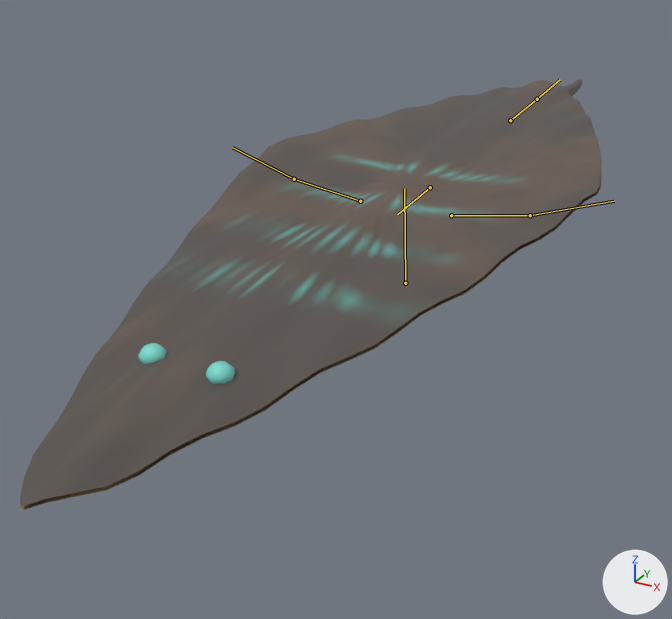
Two versions of the glTF model assets/creatures/fen_leech/fen_leech.glb, one commit apart.
Before and after are seen from a camera (50 mm lens) standing at (0.89, -1.92, 0.82) and looking at (-0.16, -0.03, -0.13). Arrows for +X, +Y and +Z are at lower right; the lights stay in place. The first picture is the older version. Both versions are drawn at frame 2 of the action 'hit_b'; the numbers are the values there. The bones that change, and the others that lie on the model, are drawn over the model as lines.

Objects in the first picture: 'fen_leech'.
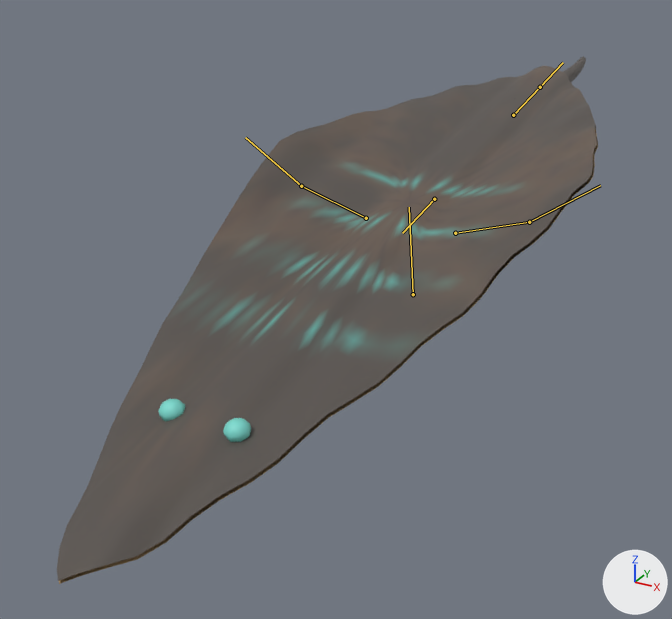
Diff of the bpy script that builds the scene:
```diff
--- a/assets/creatures/fen_leech/fen_leech.glb.py
+++ b/assets/creatures/fen_leech/fen_leech.glb.py
@@ bone_root @@
 bone_root = bpy.data.objects['Armature'].pose.bones['root']
-bone_root.location = (0.0, -0.052, -0.052)
-bone_root.rotation_quaternion = (0.999, 0.045, 0.0, 0.0)  # degrees (5, 0, 0)
+bone_root.location = (0.0, -0.102, -0.102)
+bone_root.rotation_quaternion = (0.996, 0.089, 0.0, 0.0)  # degrees (10, 0, 0)
@@ bone_wing_l0 @@
 bone_wing_l0 = bpy.data.objects['Armature'].pose.bones['wing_l0']  # child of 'body'
-bone_wing_l0.rotation_quaternion = (0.996, 0.082, 0.0, 0.0)  # degrees (9, 0, 0)
+bone_wing_l0.rotation_quaternion = (0.987, 0.159, 0.0, 0.0)  # degrees (18, 0, 0)
@@ bone_wing_l1 @@
 bone_wing_l1 = bpy.data.objects['Armature'].pose.bones['wing_l1']  # child of 'wing_l0'
-bone_wing_l1.rotation_quaternion = (0.996, 0.082, 0.0, 0.0)  # degrees (9, 0, 0)
+bone_wing_l1.rotation_quaternion = (0.987, 0.159, 0.0, 0.0)  # degrees (18, 0, 0)
@@ bone_wing_r0 @@
 bone_wing_r0 = bpy.data.objects['Armature'].pose.bones['wing_r0']  # child of 'body'
-bone_wing_r0.rotation_quaternion = (0.996, 0.082, 0.0, 0.0)  # degrees (9, 0, 0)
+bone_wing_r0.rotation_quaternion = (0.987, 0.159, 0.0, 0.0)  # degrees (18, 0, 0)
@@ bone_wing_r1 @@
 bone_wing_r1 = bpy.data.objects['Armature'].pose.bones['wing_r1']  # child of 'wing_r0'
-bone_wing_r1.rotation_quaternion = (0.996, 0.082, 0.0, 0.0)  # degrees (9, 0, 0)
+bone_wing_r1.rotation_quaternion = (0.987, 0.159, 0.0, 0.0)  # degrees (18, 0, 0)
```

Pixel boxes [x1, y1, x2, y2] of what changed, in the pictures (672 x 619 px):
'fen_leech', posed (7% narrower, 22% taller): before [20, 79, 602, 511]; after [57, 56, 598, 584]
bone 'root', root to tip: before (405, 283) to (404, 188); after (413, 294) to (409, 207)
bone 'wing_l0', root to tip: before (451, 215) to (530, 215); after (455, 233) to (529, 222)
bone 'wing_l1', root to tip: before (530, 215) to (614, 201); after (529, 222) to (600, 185)
bone 'wing_r0', root to tip: before (360, 201) to (294, 179); after (366, 218) to (301, 186)
bone 'wing_r1', root to tip: before (294, 179) to (232, 147); after (301, 186) to (245, 137)
